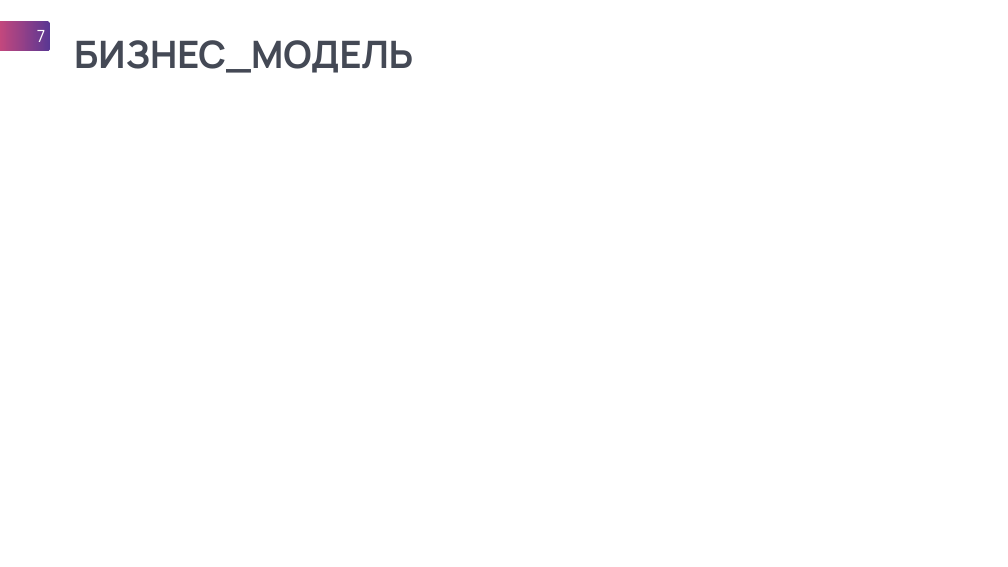
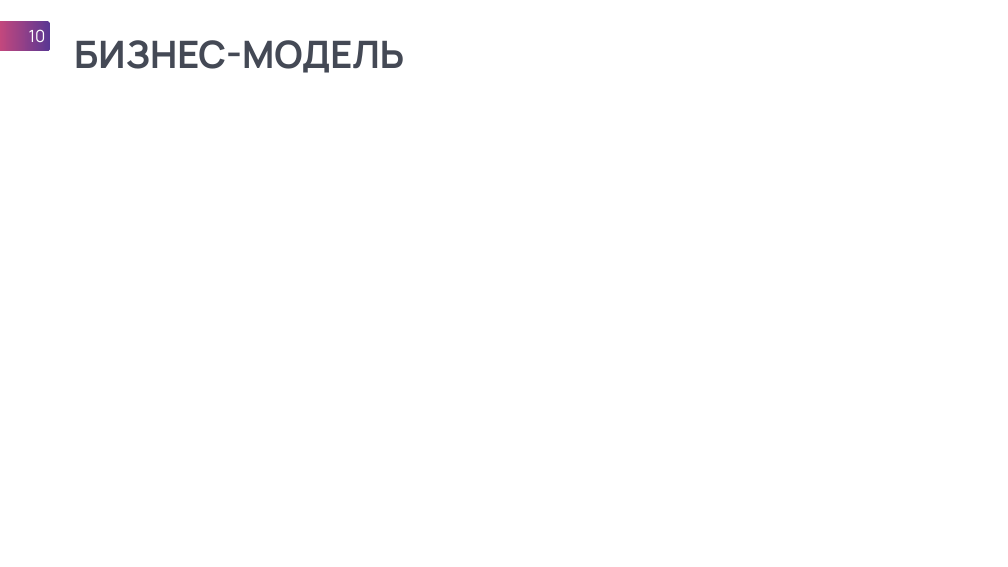
Before and after one commit to adonixis/MFC56, a slide deck: slide 10 of Презентация Выйти из IT.pptx (slide 7 before the commit). Drawn at 1008x567 pixels with LibreOffice and Linux fonts; fonts in the diff are those of the drawing. Boxes give left, top, right and bottom in pixels: in the first picture for what was removed or moved away, otherwise in the second. Text is boxed around its words. In the diff, an @@ line names an element or a change of style, - is before the commit and + after.

Commit message:
Update presentation

```diff
--- a/Презентация Выйти из IT.pptx
+++ b/Презентация Выйти из IT.pptx
@@ page number at box(29, 29, 46, 42): text changed @@
-7
+10
@@ text at box(74, 40, 404, 73): text changed @@
-БИЗНЕС_МОДЕЛЬ
+БИЗНЕС-МОДЕЛЬ
```
Also in this commit, not shown: 2 other slides changed, 3 slides added.
